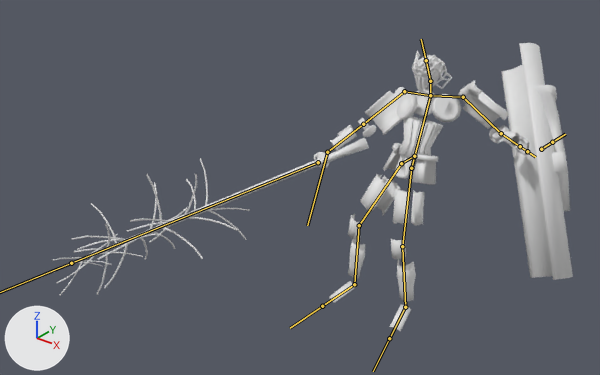
The FBX model Assets/Models/Ji/Earth Samurai.fbx, before and after one commit.
Rendered twice from a 50 mm lens placed at (63.4, -99.7, 83.0), pointed at (-14.2, -2.6, 22.8). The axes (+X, +Y, +Z) are drawn at lower left. The lights are the same throughout. Both versions are drawn at frame 206 of the action 'Earth Rig|Whirlwind'; the numbers are the values there. The bones that bend it are drawn over the model as lines.

The first picture shows 'Earth', 'Shield', 'Tree'.
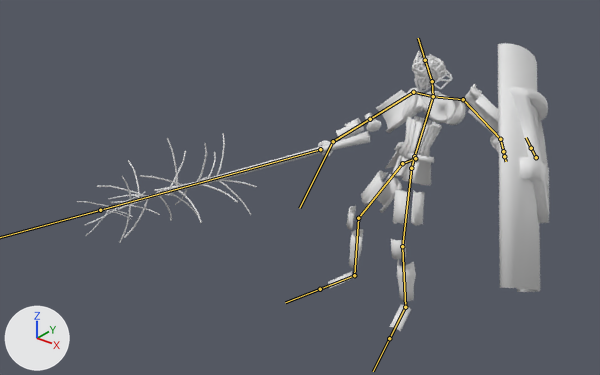
Changed parts and their boxes (x1, y1, x2, y2) in the pictures (600 x 375 px):
'Shield', posed (29% narrower): before (501, 43, 573, 280); after (498, 43, 549, 292)
'Earth', posed (16% narrower): before (314, 51, 530, 331); after (318, 51, 499, 331)
'Tree', posed (10% narrower, 29% shorter): before (34, 137, 369, 295); after (70, 131, 370, 243)
bone 'Chest', root to tip: before (414, 156) to (430, 95); after (414, 156) to (433, 96)
bone 'Bicep.R', root to tip: before (404, 91) to (363, 124); after (413, 92) to (370, 119)
bone 'Hip.R', root to tip: before (414, 156) to (401, 163); after (415, 158) to (402, 163)

The change, as a diff of the scene's bpy script:
```diff
--- a/Assets/Models/Ji/Earth Samurai.fbx.py
+++ b/Assets/Models/Ji/Earth Samurai.fbx.py
@@ bone_chest @@
 bone_chest = bpy.data.objects['Earth Rig'].pose.bones['Chest']
-bone_chest.rotation_quaternion = (0.981, -0.167, -0.096, 0.004)  # degrees (-20, -11, 2)
+bone_chest.rotation_quaternion = (0.953, -0.162, -0.256, 0.004)  # degrees (-21, -29, 6)
@@ bone_bicep_r @@
 bone_bicep_r = bpy.data.objects['Earth Rig'].pose.bones['Bicep.R']  # child of 'Shoulder.R'
-bone_bicep_r.rotation_quaternion = (0.672, -0.086, 0.655, 0.335)  # degrees (68, 70, 104)
+bone_bicep_r.rotation_quaternion = (0.66, -0.086, 0.652, 0.363)  # degrees (69, 67, 107)
@@ bone_hip_r @@
 bone_hip_r = bpy.data.objects['Earth Rig'].pose.bones['Hip.R']
-bone_hip_r.location = (12.1, 1.8, -0.4)
-bone_hip_r.rotation_quaternion = (0.931, 0.0, -0.181, 0.317)  # degrees (-7, -20, 39)
+bone_hip_r.location = (12.1, 1.8, -0.8)
+bone_hip_r.rotation_quaternion = (0.985, 0.0, -0.087, 0.151)  # degrees (-2, -10, 18)
```
